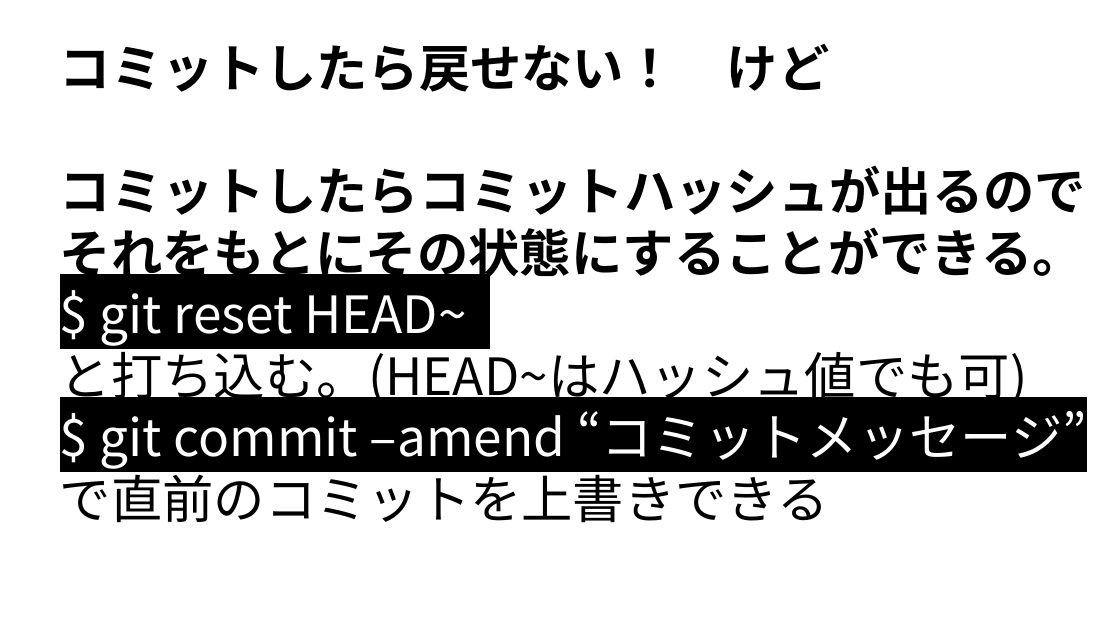
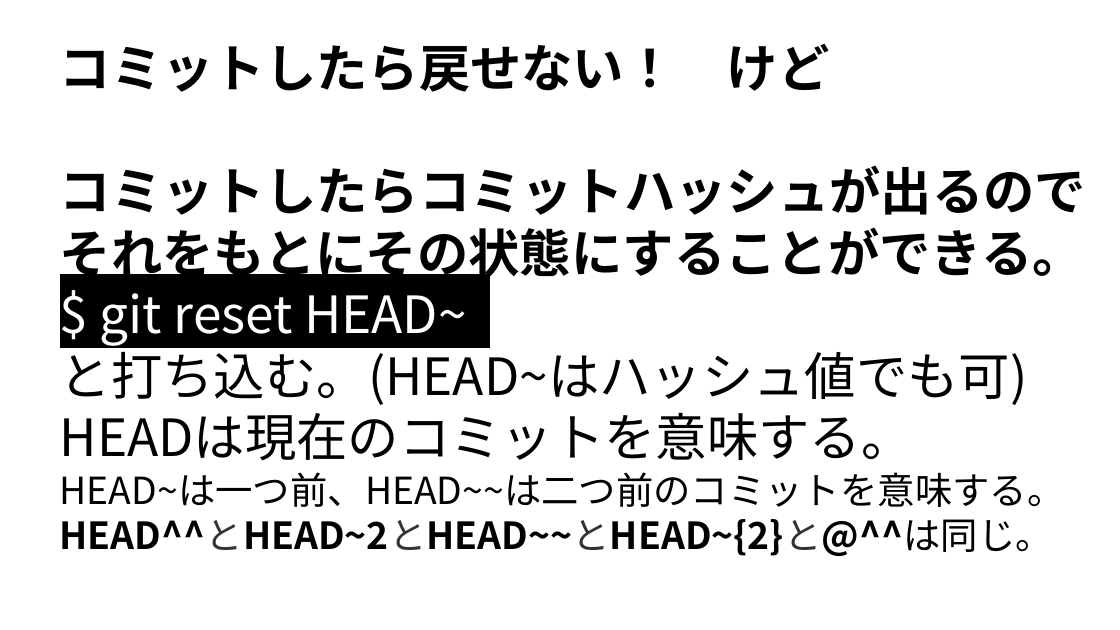
Before and after one commit to syalpon/master, a slide deck: slide 12 of git.pptx. Drawn at 1120x630 pixels with LibreOffice and Linux fonts; fonts in the diff are those of the drawing. Boxes give left, top, right and bottom in pixels: in the first picture for what was removed or moved away, otherwise in the second. Text is boxed around its words. In the diff, an @@ line names an element or a change of style, - is before the commit and + after.

Commit message:
update

```diff
--- a/git.pptx
+++ b/git.pptx
@@ text at <box>60,404,1065,556</box>: text changed; size 44 to 32 pt; text colour #FFFFFF to #000000 @@
-$ git commit –amend “コミットメッセージ”
-で直前のコミットを上書きできる
+HEADは現在のコミットを意味する。
+HEAD~は一つ前、HEAD~~は二つ前のコミットを意味する。
+HEAD^^とHEAD~2とHEAD~~とHEAD~{2}と@^^は同じ。
```
Also in this commit, not shown: 1 other slide changed.
